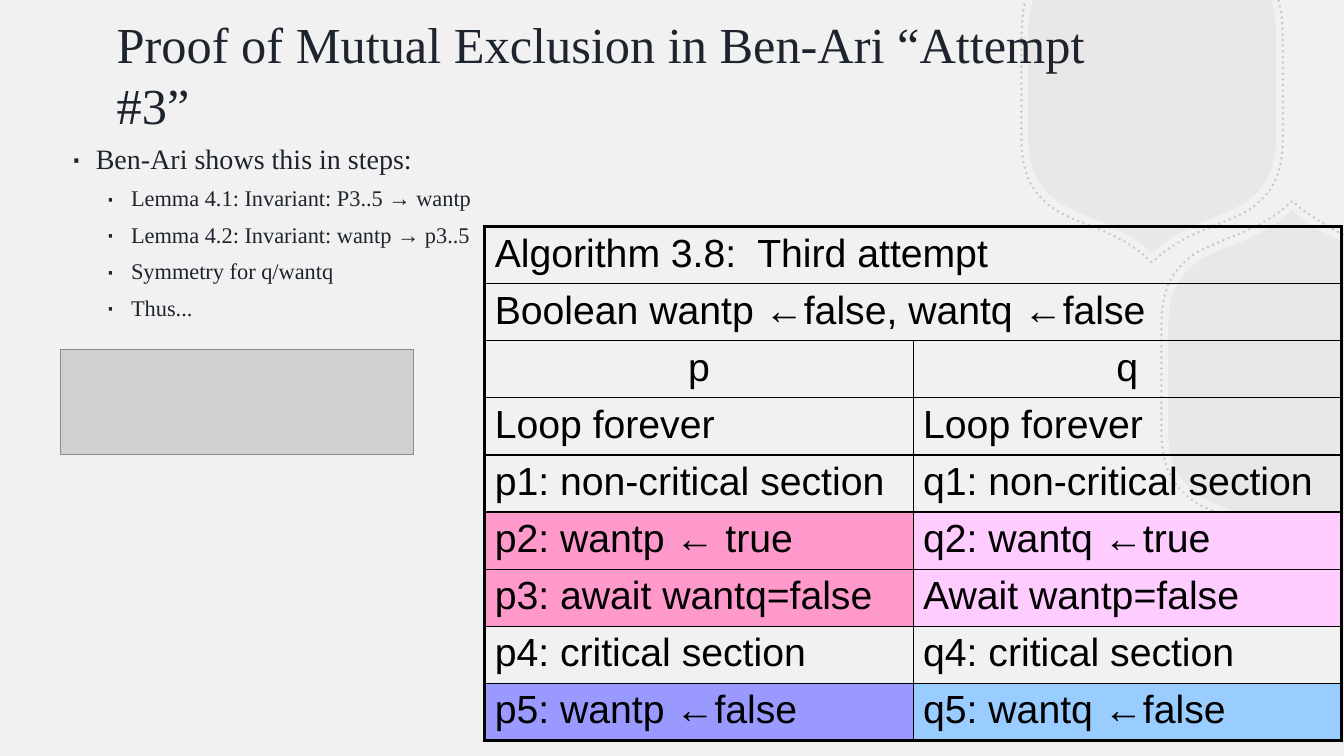
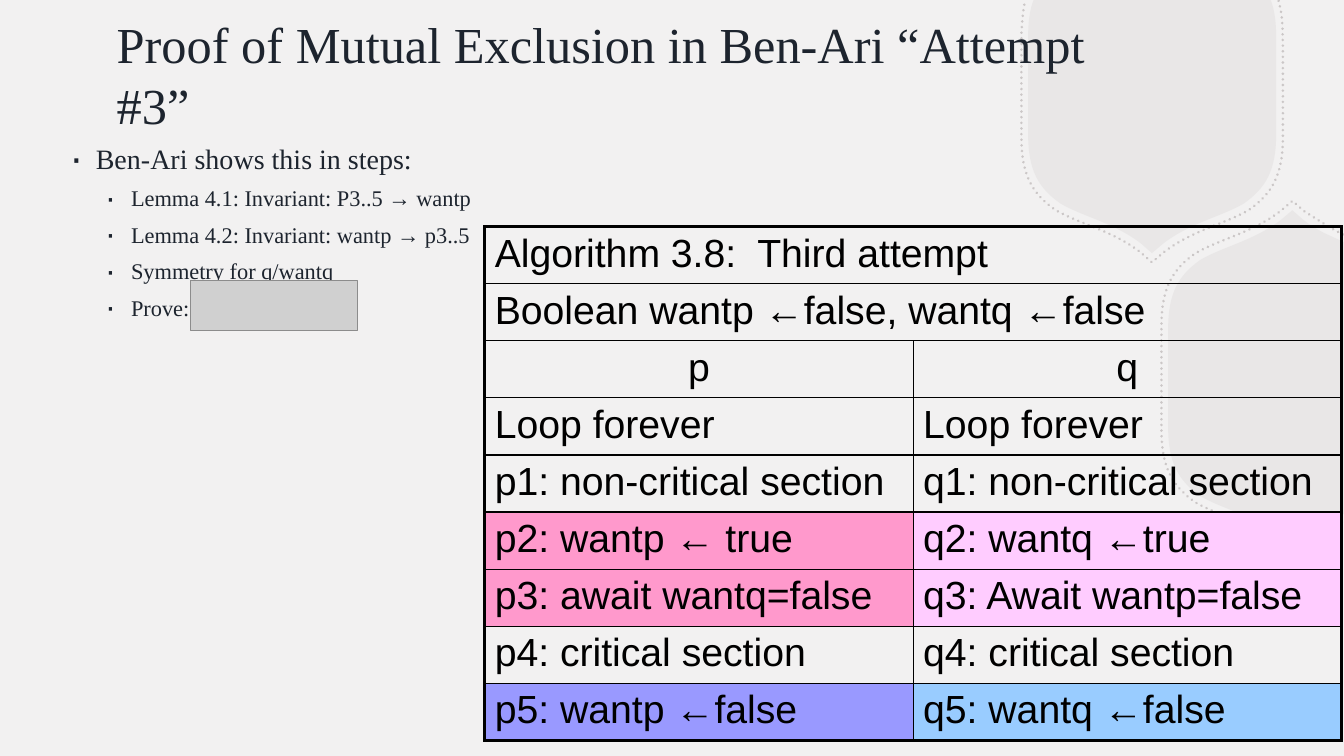
Before and after one commit to BillJr99/Ursinus-CS376, a slide deck: slide 12 of files/lectures/mutexcorrectness.pptx. Drawn at 1344x756 pixels with LibreOffice and Linux fonts; fonts in the diff are those of the drawing; grey boxes stand for pictures. Boxes give left, top, right and bottom in pixels: in the first picture for what was removed or moved away, otherwise in the second. Text is boxed around its words. In the diff, an @@ line names an element or a change of style, - is before the commit and + after.

```diff
--- a/files/lectures/mutexcorrectness.pptx
+++ b/files/lectures/mutexcorrectness.pptx
@@ table at (x1=485, y1=227, x2=1342, y2=741) @@
-row 7, column 2: Await wantp=false
+row 7, column 2: q3: Await wantp=false
@@ picture added at (x1=191, y1=281, x2=358, y2=331) @@
@@ text at (x1=131, y1=301, x2=189, y2=317): text changed @@
-    ∙ Thus...
+    ∙ Prove:
@@ picture removed at (x1=60, y1=350, x2=413, y2=455) @@
```
Also in this commit, not shown: 5 other slides changed, 1 slide removed, 14 other files.
